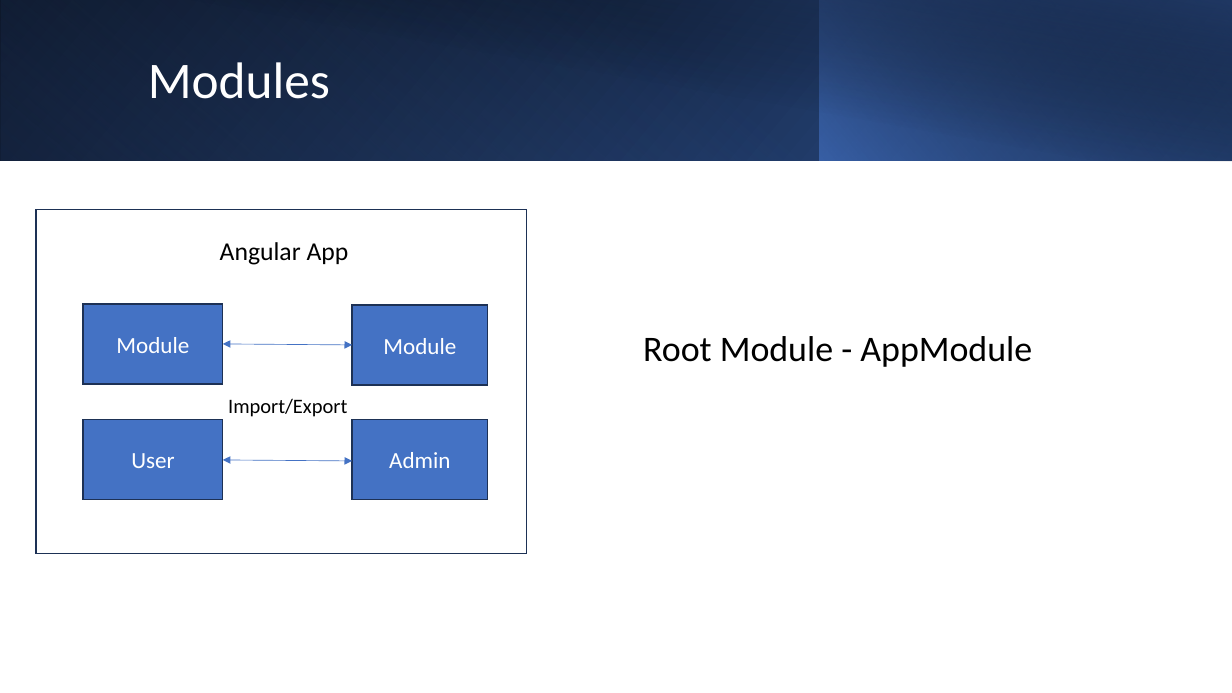
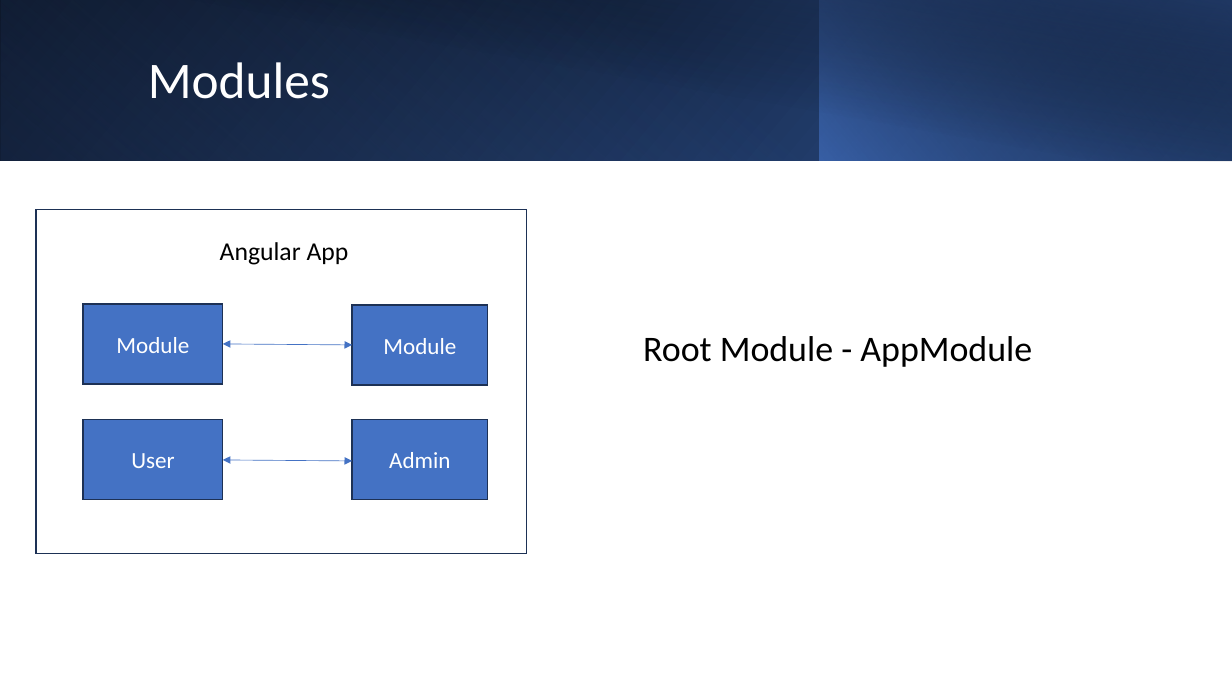
Before and after one commit to rantunar/Monitoring, a slide deck: slide 8 of Angular Bootcamp.pptx. Drawn at 1232x693 pixels with LibreOffice and Linux fonts; fonts in the diff are those of the drawing. Boxes give left, top, right and bottom in pixels: in the first picture for what was removed or moved away, otherwise in the second. Text is boxed around its words. In the diff, an @@ line names an element or a change of style, - is before the commit and + after.

```diff
--- a/Angular Bootcamp.pptx
+++ b/Angular Bootcamp.pptx
@@ text removed at [228,398,347,417] @@
-Import/Export
```
Also in this commit, not shown: 3 other slides changed.
